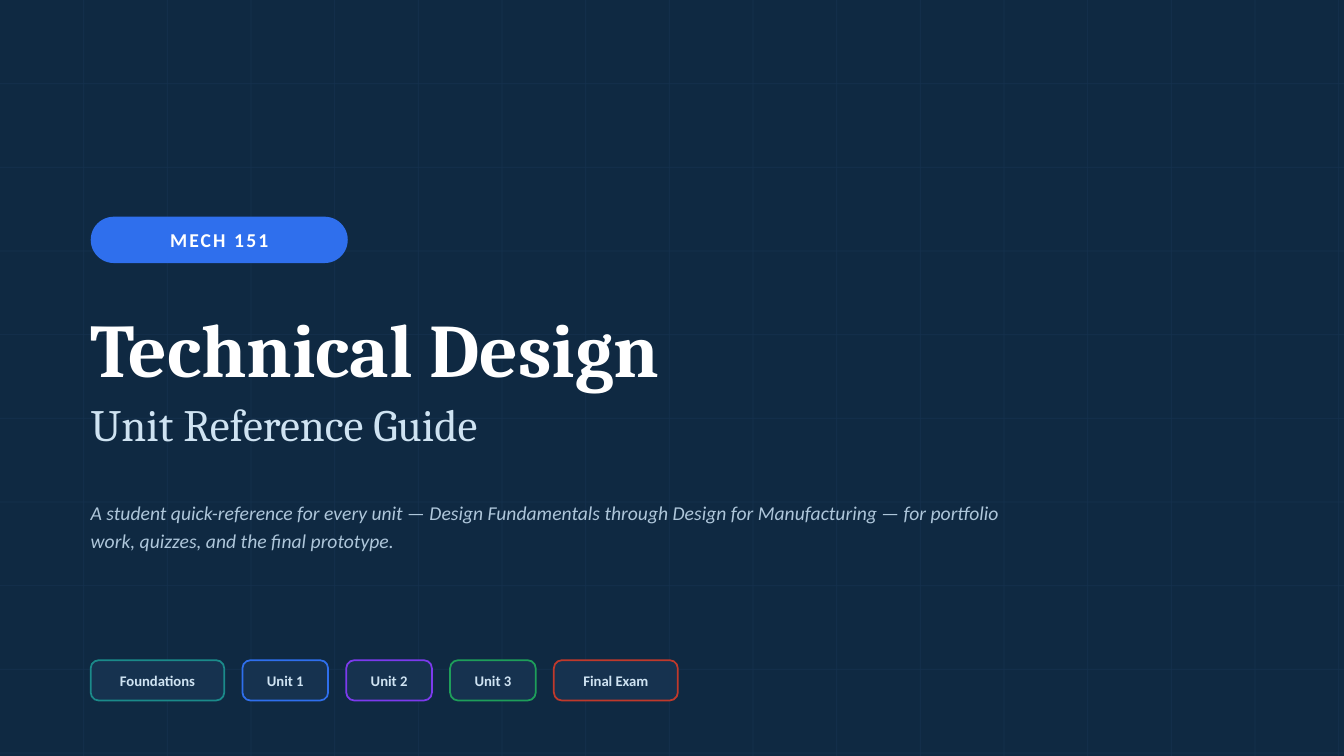
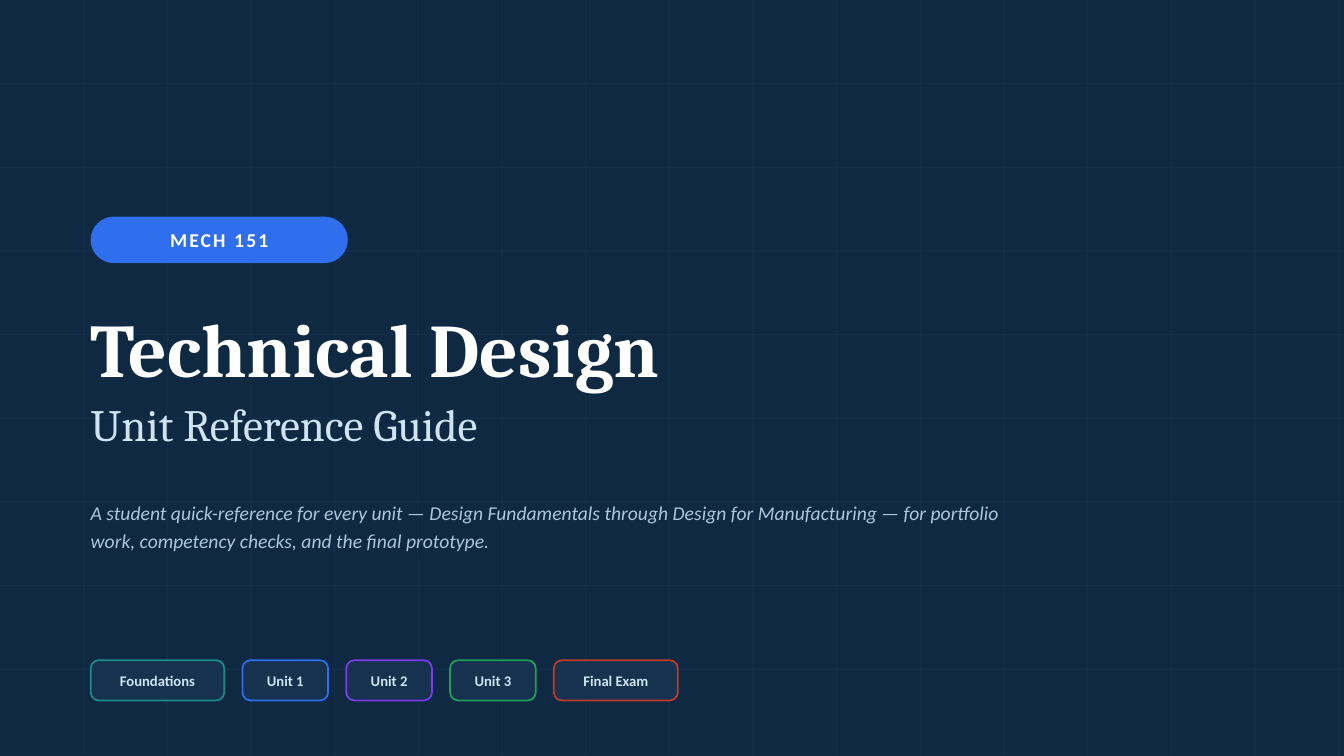
Before and after one commit to kainanis808/kainanis808.github.io, a slide deck: slide 1 of MECH151_techDesign/slideDeck/MECH151_Unit_Reference_Deck.pptx. Drawn at 1344x756 pixels with LibreOffice and Linux fonts; fonts in the diff are those of the drawing. Boxes give left, top, right and bottom in pixels: in the first picture for what was removed or moved away, otherwise in the second. Text is boxed around its words. In the diff, an @@ line names an element or a change of style, - is before the commit and + after.

```diff
--- a/MECH151_techDesign/slideDeck/MECH151_Unit_Reference_Deck.pptx
+++ b/MECH151_techDesign/slideDeck/MECH151_Unit_Reference_Deck.pptx
@@ text at (x1=91, y1=506, x2=999, y2=551): text changed @@
-A student quick-reference for every unit — Design Fundamentals through Design for Manufacturing — for portfolio work, quizzes, and the final prototype.
+A student quick-reference for every unit — Design Fundamentals through Design for Manufacturing — for portfolio work, competency checks, and the final prototype.
```
Also in this commit, not shown: 8 other slides changed, 1 slide removed, 20 other files.
